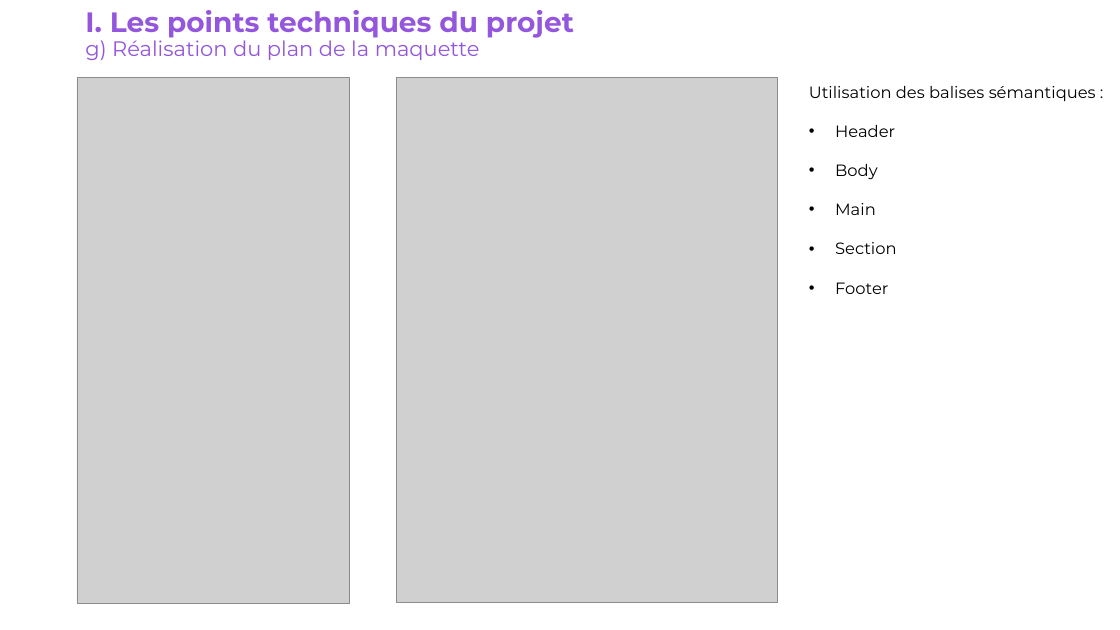
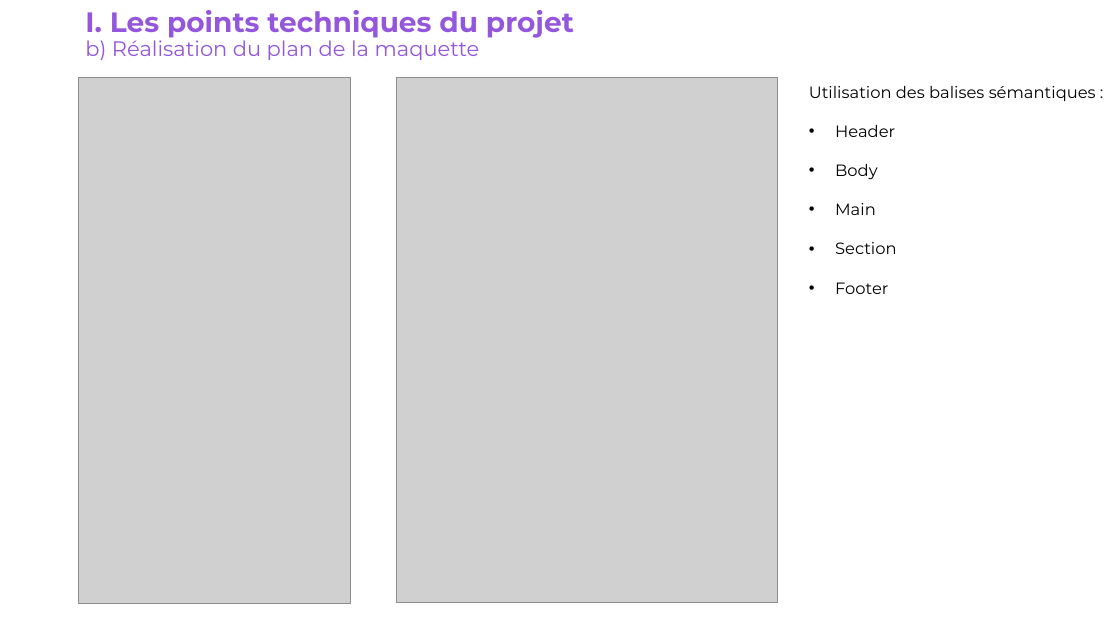
Before and after one commit to Julien-014/JulienBeral_3_15112021, a slide deck: slide 3 of Soutenance Projet 3.pptx (slide 8 before the commit). Drawn at 1120x630 pixels with LibreOffice and Linux fonts; fonts in the diff are those of the drawing; grey boxes stand for pictures. Boxes give left, top, right and bottom in pixels: in the first picture for what was removed or moved away, otherwise in the second. Text is boxed around its words. In the diff, an @@ line names an element or a change of style, - is before the commit and + after.

```diff
--- a/Soutenance Projet 3.pptx
+++ b/Soutenance Projet 3.pptx
@@ title at bbox=[85, 10, 574, 60]: text changed @@
-I. Les points techniques du projet
-g) Réalisation du plan de la maquette
+I. Les points techniques du projet
+b) Réalisation du plan de la maquette
```
Also in this commit, not shown: 7 other slides changed, 5 other files.
